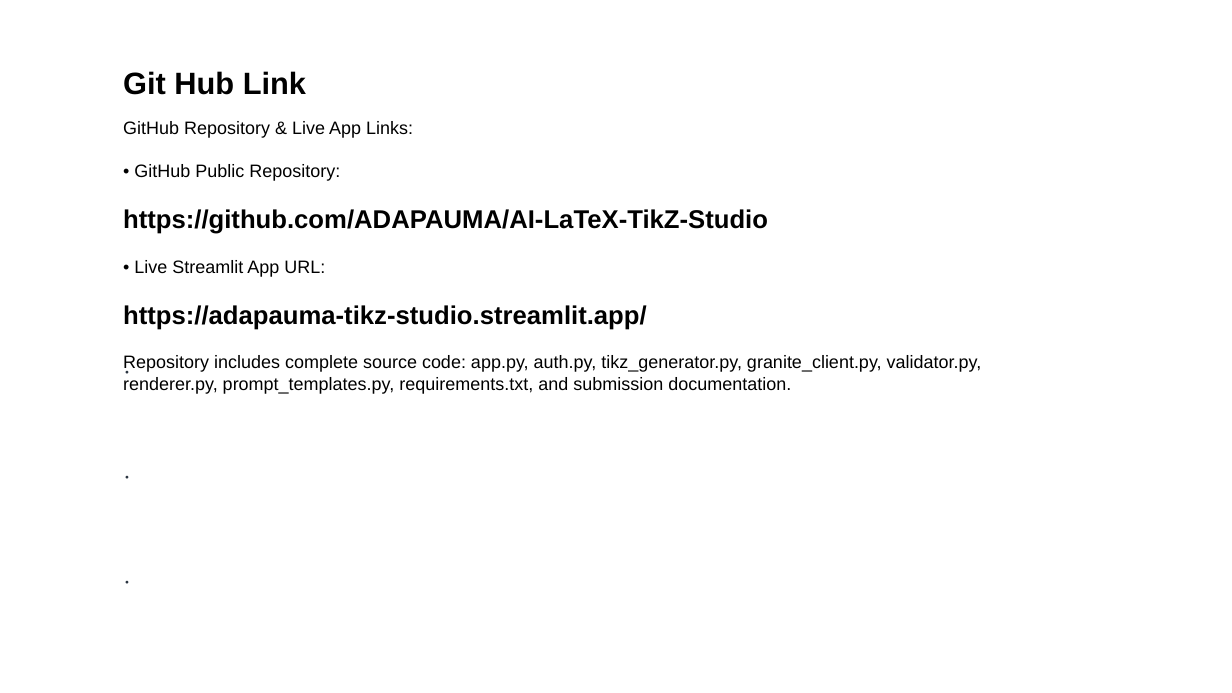
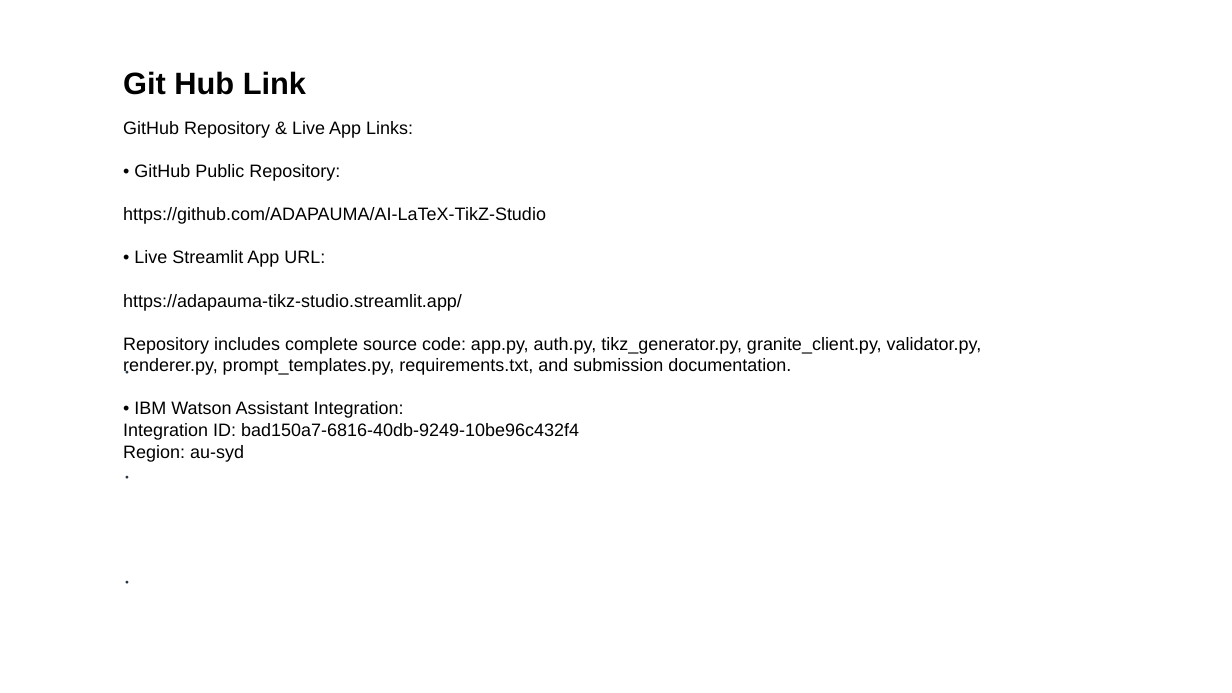
Before and after one commit to ADAPAUMA/AI-LaTeX-TikZ-Studio, a slide deck: slide 18 of ibm_pp.pptx. Drawn at 1232x693 pixels with LibreOffice and Linux fonts; fonts in the diff are those of the drawing. Boxes give left, top, right and bottom in pixels: in the first picture for what was removed or moved away, otherwise in the second. Text is boxed around its words. In the diff, an @@ line names an element or a change of style, - is before the commit and + after.

Commit message:
Update PowerPoint templates with IBM Watson Assistant Integration ID bad150a7-6816-40db-9249-10be96c432f4 and project details

```diff
--- a/ibm_pp.pptx
+++ b/ibm_pp.pptx
@@ text at bbox=[123, 207, 546, 311]: size 20 to 14 pt, bold off in "https://github.com/ADAPAUMA/AI-LaTeX-TikZ-Studio", "https://adapauma-tikz-studio.streamlit.app/" @@
@@ text at bbox=[123, 401, 579, 462]: paragraphs added @@
+• IBM Watson Assistant Integration:
+Integration ID: bad150a7-6816-40db-9249-10be96c432f4
+Region: au-syd
```
Also in this commit, not shown: 2 other slides changed, 1 other file.
